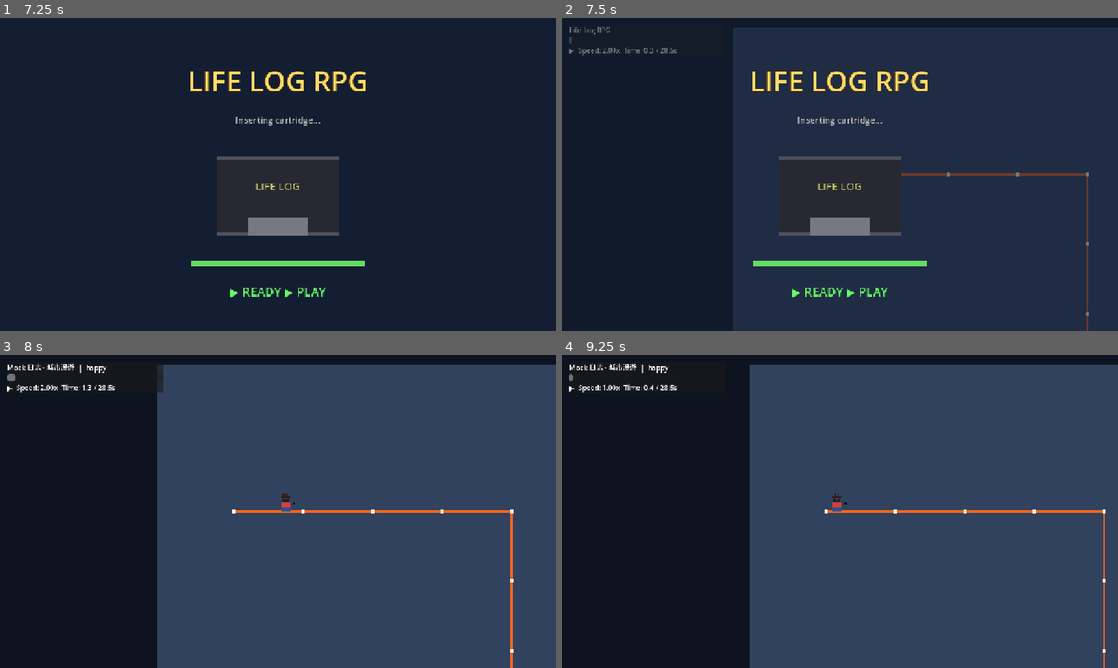
Above: before the commit, frames 1-4 (two rows, left to right).
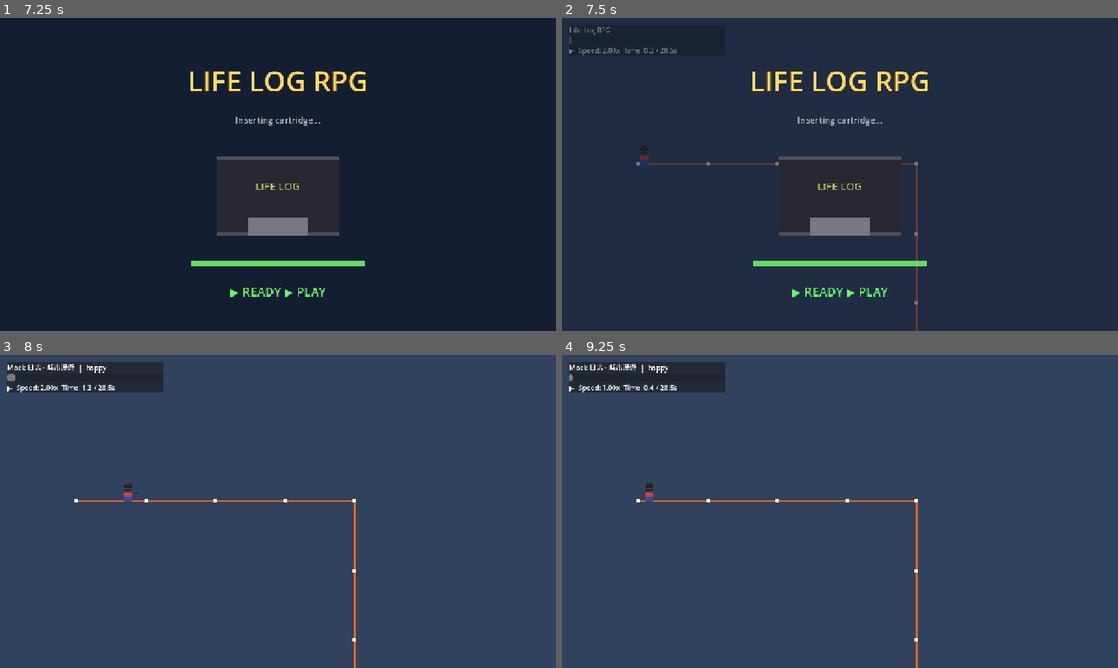
Above: after the commit, the same moments.

Repository: X3no-07/LifeLogRPG
Game: Godot game, scene res://scenes/main.tscn
The game is run twice, just before and just after one commit, with the same random seed, the same clock (stepped at 60 frames per second) and the same inputs.
Inputs (mouse positions are in pixels of both pictures, inside the frame that each line leads up to):
- Up to frame 1 (7.25 s): tap Enter at 0.5, 2, 4.25 s; move the mouse to (400, 158) at 0.52 s; hold F1 (play_speed_up) 0.53-1.28 s; tap R every 0.75 s from 0.6 to 6.6 s; click (400, 158) at 0.67 s; tap Space (play_pause) at 1.25, 2.75, 5 s; move the mouse to (166, 190) at 1.27 s; hold F3 (play_speed_down) 1.28-2.03 s; move the mouse to (333, 105) at 2.02 s; hold F1 (play_speed_up) 2.03-3.53 s; move the mouse to (250, 237) at 2.77 s; click (250, 237) at 2.92 s; move the mouse to (444, 221) at 3.52 s; hold F3 (play_speed_down) 3.53-5.78 s; move the mouse to (111, 127) at 4.27 s; move the mouse to (305, 174) at 5.02 s; click (305, 174) at 5.17 s; move the mouse to (194, 96) at 5.77 s; hold F1 (play_speed_up) from 5.78 s (still down); move the mouse to (400, 158) at 6.52 s
- Up to frame 2 (7.5 s): keep holding F1 (play_speed_up); move the mouse to (728, 190) at 7.27 s; tap R at 7.35 s; click (728, 190) at 7.42 s
- Up to frame 3 (8 s): keep holding F1 (play_speed_up)
- Up to frame 4 (9.25 s): move the mouse to (895, 442) at 8.02 s; release F1 (play_speed_up) at 8.03 s; hold F3 (play_speed_down) from 8.03 s (still down); tap R at 8.1, 8.85 s; move the mouse to (812, 574) at 8.77 s

Frame 1 is identical in both runs. In frame 2, 31% of the frame differs, in the area x 0-100%, y 0-100%; in frame 3, 31%; in frame 4, 36%.

Commit message:
Godot 镜头夹紧 + 人物抖动修复

Diff:
--- a/scripts/main.gd
+++ b/scripts/main.gd
@@ -159,15 +159,17 @@
         player.position = Vector2(int(p0.get("x", 0)) * tile_size + tile_size / 2.0,
                                   int(p0.get("y", 0)) * tile_size + tile_size / 2.0)
 
-    # 相机
+    # 相机: 直接跟随人物, 不用位置平滑
+    # 平滑会让相机滞后人物 (滞后量 = 速度 / 平滑速度), 速度一变、拐弯、
+    # 换乘停顿时滞后量跟着变, 人物就在画面里来回晃 (抖动); 直接跟随则
+    # 人物永远在画面中心、地图在下面匀速走, 不晃。拐弯处方向瞬间变,
+    # 一帧的事, 不是抖动。
     camera = Camera2D.new()
     camera.enabled = true
     camera.zoom = Vector2(2, 2)
-    camera.position_smoothing_enabled = true
-    camera.position_smoothing_speed = 5.0
     add_child(camera)
     if player:
-        camera.position = player.position
+        camera.position = _clamp_camera_position(player.position)
 
     # UI (创建 ui_layer 后才能给 TransportSystem 用)
     ui_sys = UISystemClass.new()
@@ -302,7 +304,32 @@
 
 func _update_camera() -> void:
     if camera and player:
-        camera.position = player.position
+        camera.position = _clamp_camera_position(player.position)
+
+
+func _clamp_camera_position(pos: Vector2) -> Vector2:
+    # 把相机中心夹到地图边界内: 视口不能伸出地图外, 否则露出地图外的深色底。
+    # 地图原点在 (0,0), 尺寸 = 网格 x tile_size; 可见世界尺寸 = 视口 / zoom。
+    # 地图比视口小 (老 80x60 小 bake) 时居中, 不夹死。
+    if camera == null or loader == null:
+        return pos
+    var tile_size: int = loader.get_tile_size()
+    var map_px := Vector2(
+        loader.get_grid_width() * tile_size,
+        loader.get_grid_height() * tile_size)
+    var view_world: Vector2 = get_viewport().get_visible_rect().size / camera.zoom
+    var half: Vector2 = view_world * 0.5
+    var cx: float
+    var cy: float
+    if map_px.x <= view_world.x:
+        cx = map_px.x * 0.5
+    else:
+        cx = clamp(pos.x, half.x, map_px.x - half.x)
+    if map_px.y <= view_world.y:
+        cy = map_px.y * 0.5
+    else:
+        cy = clamp(pos.y, half.y, map_px.y - half.y)
+    return Vector2(cx, cy)
 
 
 func _update_npc() -> void:
